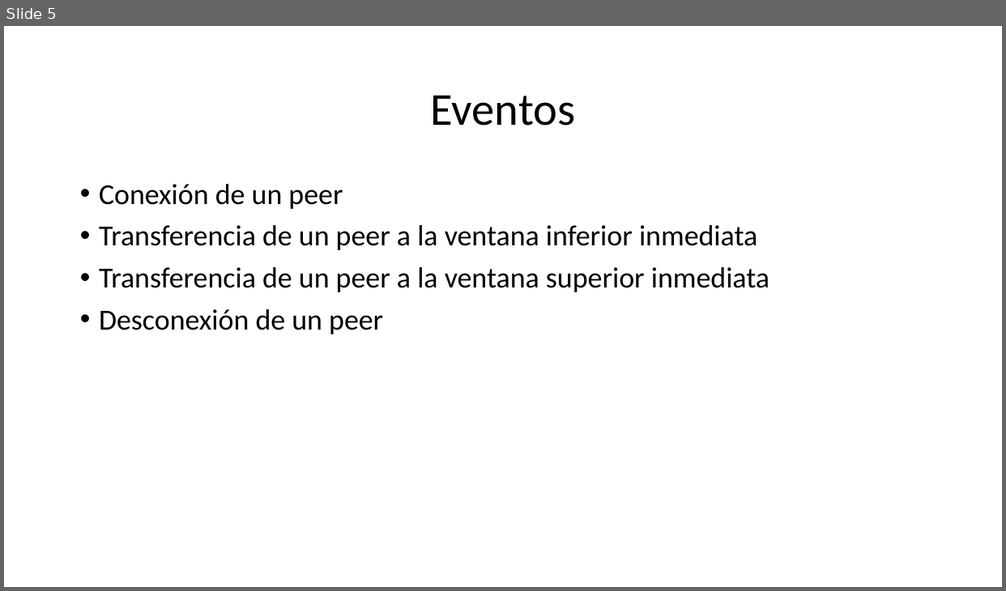
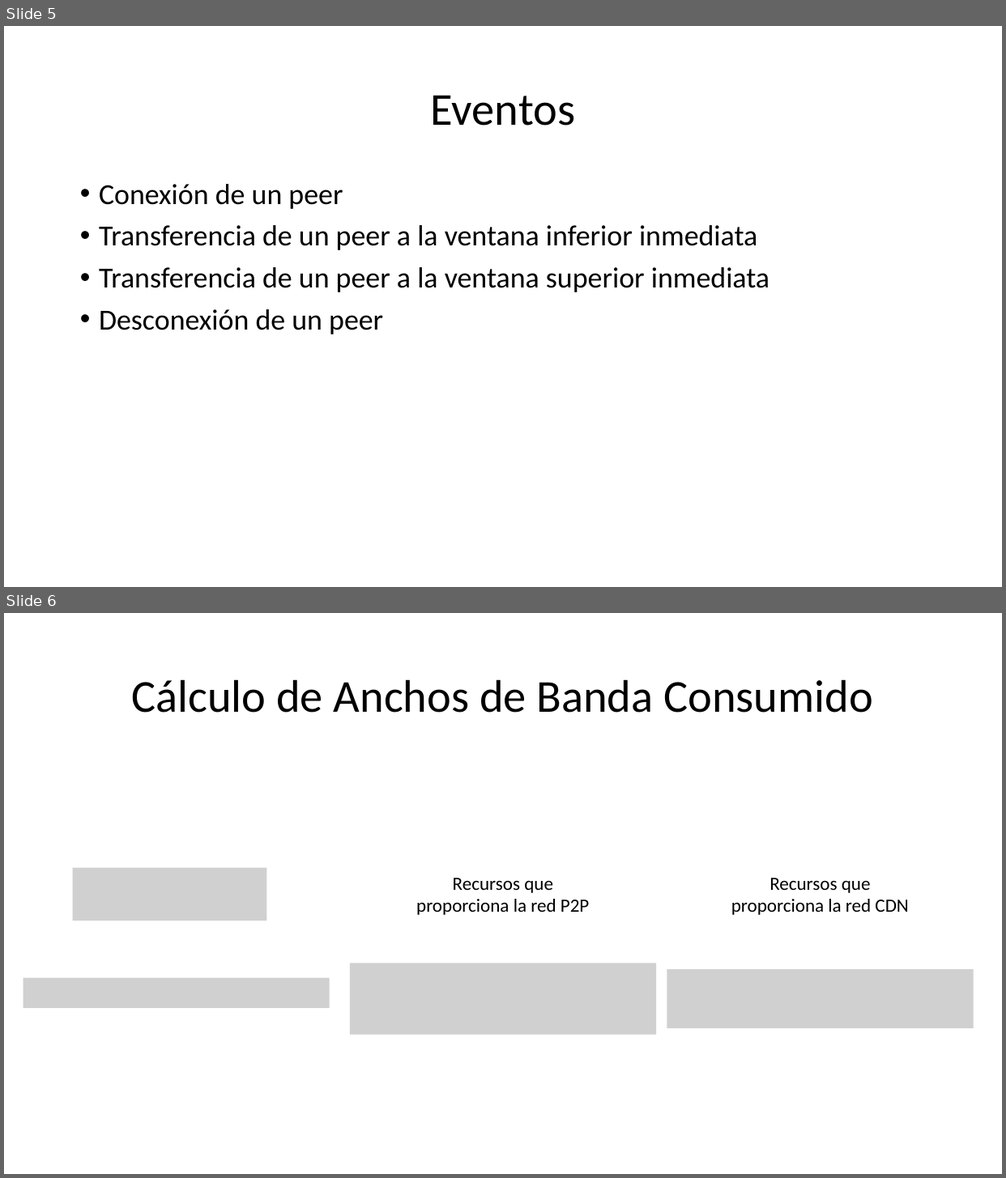
Before and after one commit to Uliskis15/PT, a slide deck: 2023-2/Reportes/ReporteFinal/PresentacionPrototipo.pptx. Shown one above the other, each under a label of ours: slide 5 before the commit, slides 5 and 6 after it. The pictures are 1006x591 and 1006x1178 pixels, drawn with LibreOffice and Linux fonts; fonts in the diff are those of the drawing; grey boxes stand for pictures. Boxes give left, top, right and bottom in pixels: in the first picture for what was removed or moved away, otherwise in the second. Text is boxed around its words. In the diff, an @@ line names an element or a change of style, - is before the commit and + after.

```diff
--- a/2023-2/Reportes/ReporteFinal/PresentacionPrototipo.pptx
+++ b/2023-2/Reportes/ReporteFinal/PresentacionPrototipo.pptx
@@ slide 6 added at bbox=[4, 613, 1002, 1174], background #FFFFFF @@
@@ title added at bbox=[131, 679, 873, 713], 44 pt, text #000000 @@
+Cálculo de Anchos de Banda Consumido
@@ picture added at bbox=[73, 867, 266, 921] @@
@@ text added at bbox=[416, 878, 590, 915], 18 pt, text #000000 @@
+Recursos que proporciona la red P2P
@@ text added at bbox=[731, 878, 908, 915], 18 pt, text #000000 @@
+Recursos que proporciona la red CDN
@@ picture added at bbox=[350, 964, 656, 1034] @@
@@ picture added at bbox=[667, 969, 974, 1029] @@
@@ picture added at bbox=[23, 978, 330, 1008] @@
```
Also in this commit, not shown: 11 other slides added.
